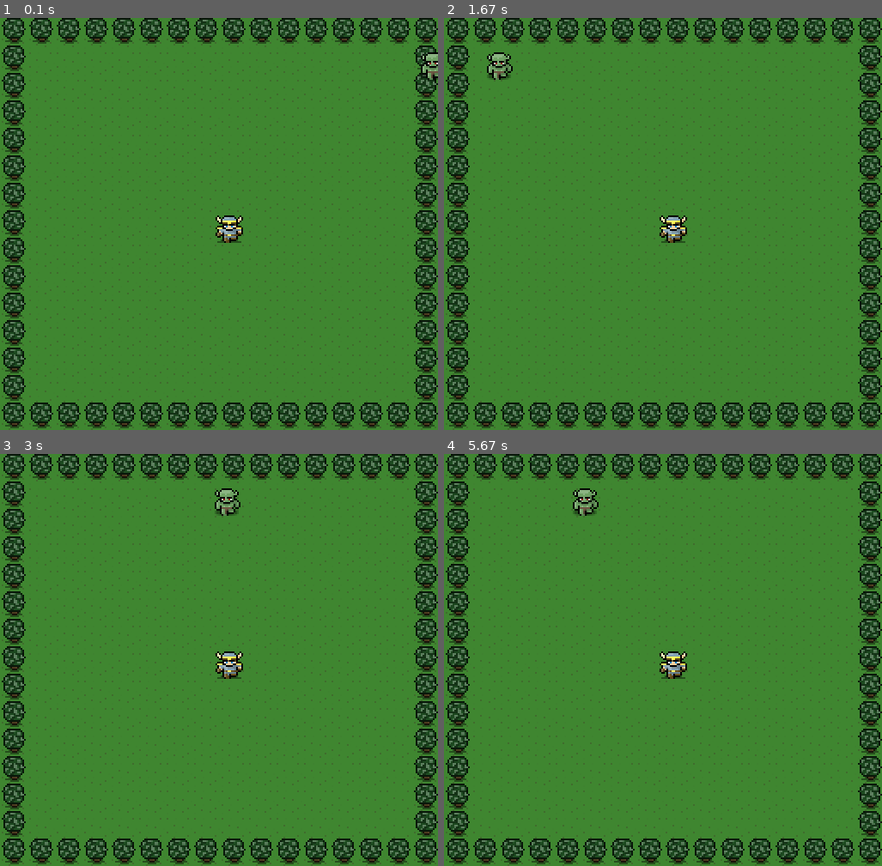
Above: before the commit, frames 1-4 (two rows, left to right).
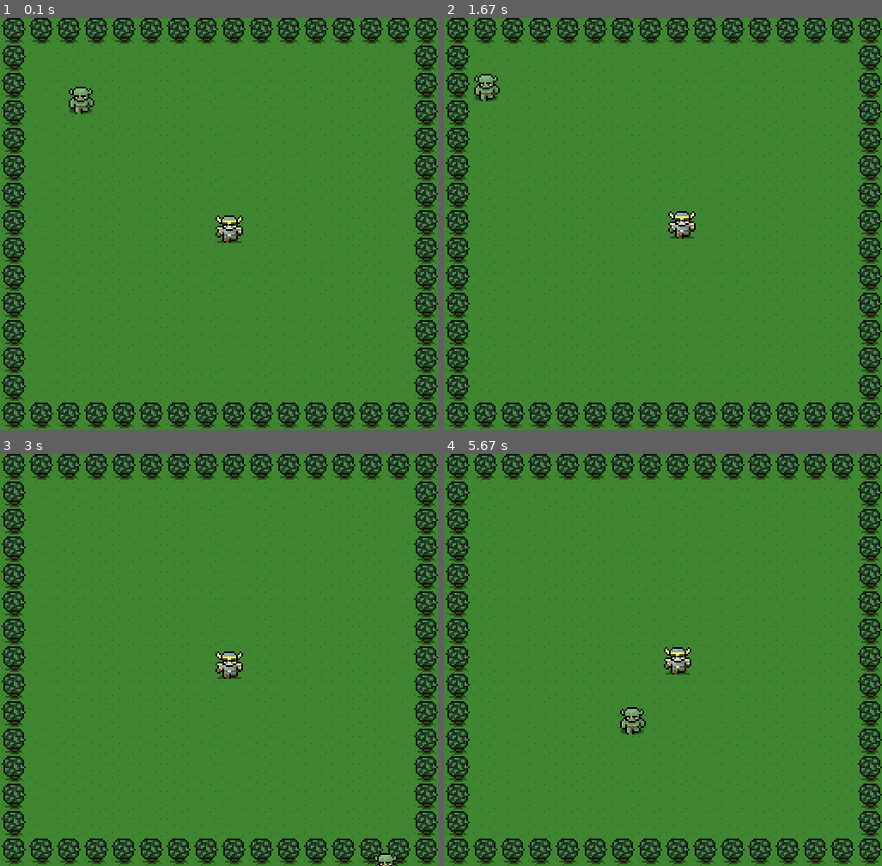
Above: after the commit, the same moments.

Repository: c-ship/pygame-project
Game: pygame game, started from cristine_pygame.py
Two runs of this game, one before a commit and one after it. Both use one fixed random seed, a clock stepped at 60 frames per second and the inputs below.
Inputs:
- Up to frame 1 (0.1 s): no input
- Up to frame 2 (1.67 s): hold Right 0.33-0.8 s; hold Up 0.83-1.13 s; hold Right 1.17-1.63 s
- Up to frame 3 (3 s): hold Left 1.67-2.2 s; hold Down 2.23-2.53 s; hold Left 2.57-2.97 s
- Up to frame 4 (5.67 s): hold Up 3-3.37 s; hold Right 3.4-4.03 s; hold Down 4.07-4.43 s; hold Left 4.47-4.93 s; hold Right 4.97-5.43 s; hold Up from 5.47 s (still down)

The runs differ from the first frame. In frame 1, 0.5% of the frame differs, in the area x 15-100%, y 8-24%; in frame 2, 1.1%, in the area x 6-58%, y 8-55%; in frame 3, 0.4%; in frame 4, 1.1%.

Commit message:
need to move hero

Diff:
--- a/cristine_pygame.py
+++ b/cristine_pygame.py
@@ -1,43 +1,99 @@
 import pygame
+import random
+
+KEY_UP = 273
+KEY_DOWN = 274
+KEY_LEFT = 276
+KEY_RIGHT = 275
+
+
+class Monster:
+    def __init__(self):
+        self.x = 50
+        self.y = 50
+        self.x_dir = 1
+        self.y_dir = 1
+        self.x_speed = 5
+        self.y_speed = 5
+
+    def move_monster(self, width, height, count):
+        self.x += self.x_dir * self.x_speed
+        self.y += self.y_dir * self.y_speed
+        if self.x > width:
+            self.x = 0
+        if self.x < 0:
+            self.x = width
+        if self.y > height:
+            self.y = 0
+        if self.y < 0:
+            self.y = height
+        if count == 0:
+            self.x_dir = random.randrange(-10, 11, 1) / 10
+            self.y_dir = random.randrange(-10, 11, 1) / 10
+
+
+    def display(self, screen):
+        monster_image = pygame.image.load("images/monster.png")
+        screen.blit(monster_image, (self.x, self.y))
 
 def main():
     width = 510
     height = 480
     background_image = pygame.image.load("images/background.png")
     hero_image = pygame.image.load("images/hero.png")
-    monster_image = pygame.image.load("images/monster.png")
-
 
     pygame.init()
     screen = pygame.display.set_mode((width, height))
     pygame.display.set_caption('Cristine\'s Monster Game') # Set the window bar title
     clock = pygame.time.Clock()
 
+    hero_x = 251
+    hero_y = 230
+    hero_speed_x = 20
+    hero_speed_y = 20
+    monster = Monster()
+    change_dir_countdown = 120
 
-    # Game initialization
-    monster_x = 50
-    monster_y = 50
 
     stop_game = False
+    while not stop_game:
+        for event in pygame.event.get():
+            if event.type == pygame.KEYDOWN:
+                if event.key == KEY_DOWN:
+                    hero_y += 5
+                elif event.key == KEY_UP:
+                    hero_y -= 5
+                elif event.key == KEY_LEFT:
+                    hero_x -= 5
+                elif event.key == KEY_RIGHT:
+                    hero_x += 5
+            if hero_x > 500:
+                hero_speed_x = 0
+            if hero_x < 10:
+                hero_speed_x = 0
+            if hero_y > 300:
+                hero_speed_y = 0
+            if hero_y < 10:
+                hero_speed_y = 0
 
-    while not stop_game:
-        for event in pygame.event.get(): #even handling loop that handles user input
-            # Event handling
+
             if event.type == pygame.QUIT:
                 stop_game = True
 
+        # Game logic
+        monster.move_monster(width, height, change_dir_countdown)
+        change_dir_countdown -= 1
+        if change_dir_countdown == 0:
+            change_dir_countdown = 120
 
-        # Game logic
-        monster_x += -10
-        # if monster_x >= width:
-        #     monster_x = 0
-        if monster_x <= 0:
-            monster_x = 500
+
+
 
         # Draw background
         screen.blit(background_image, (0,0))
-        screen.blit(hero_image, (251, 230))
-        screen.blit(monster_image, (monster_x, 40))
+        screen.blit(hero_image, (hero_x, hero_y))
+        monster.display(screen)
+
 
         # Game display
         pygame.display.update() # updates entire surface as long as no parameter
